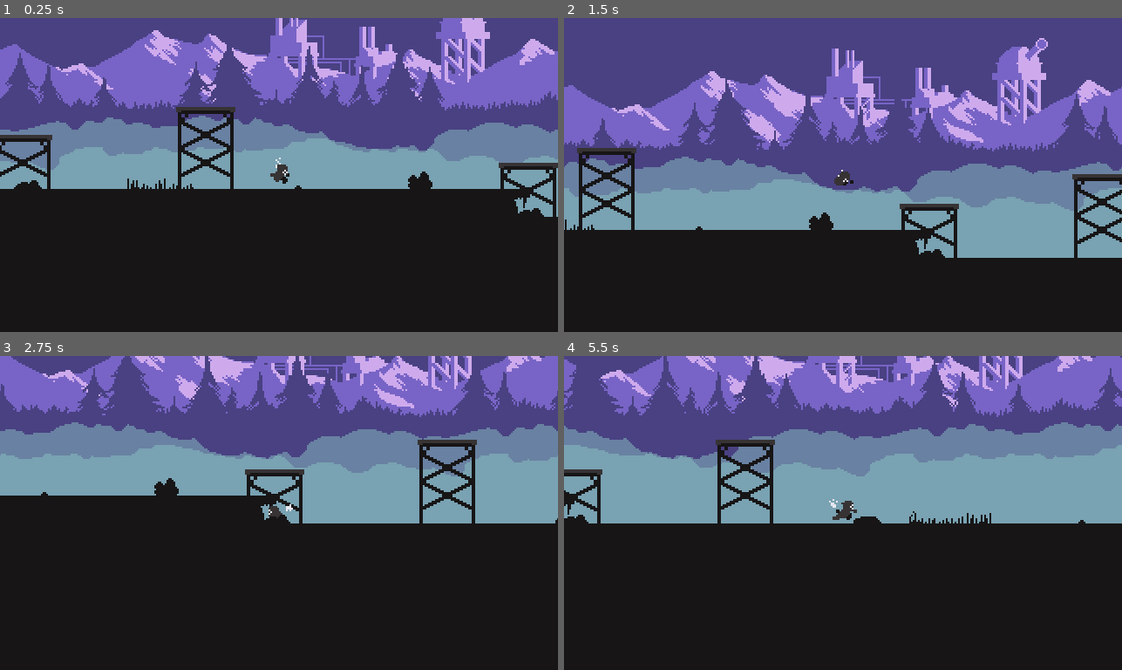
Above: before the commit, frames 1-4 (two rows, left to right).
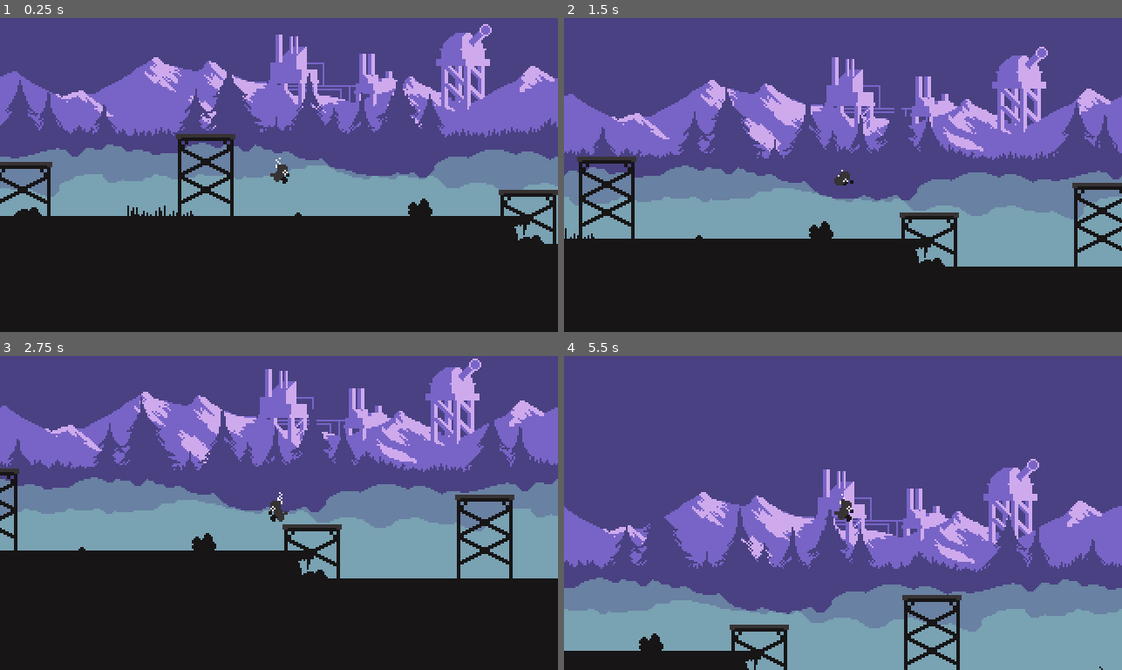
Above: after the commit, the same moments.

Repository: Gabrijel-Cobanov/SpiritFall
Game: Godot game, scene res://Scenes/main.tscn
Same seed, same stepped clock (60 frames per second), same inputs: the game is played once before the commit and once after it.
Inputs:
- Up to frame 1 (0.25 s): no input
- Up to frame 2 (1.5 s): tap Enter (ui_accept) at 0.5 s; hold J (jump) 0.53-1.28 s; hold D (right) from 0.53 s (still down); tap L (dash) at 0.6 s; tap J (jump) at 1.35 s
- Up to frame 3 (2.75 s): tap J (jump) at 1.52, 1.82 s; tap L (dash) at 1.55 s; release D (right) at 2.03 s; hold A (left) from 2.03 s (still down); hold J (jump) from 2.03 s (still down); tap K (attack) at 2.1 s
- Up to frame 4 (5.5 s): release A (left) at 2.78 s; release J (jump) at 2.78 s; hold D (right) 2.78-4.28 s; tap L (dash) at 2.85, 3.6, 4.55 s; tap J (jump) at 3.02, 3.32, 4.35, 4.52, 4.82 s; hold J (jump) 3.53-4.28 s; hold A (left) 4.28-5.03 s; hold D (right) from 5.03 s (still down); hold J (jump) from 5.03 s (still down); tap K (attack) at 5.1 s

The runs differ from the first frame. In frame 1, 39% of the frame differs, in the area x 0-100%, y 0-72%; in frame 2, 19%; in frame 3, 55%; in frame 4, 82%, in the area x 0-100%, y 0-100%.

Commit message:
Adjusted the feel of the jump, as well as updated the attack animation to strike on frame 2, not frame 3

Diff:
--- a/Scripts/Player/PlayerStateMachine.gd
+++ b/Scripts/Player/PlayerStateMachine.gd
@@ -15,7 +15,7 @@
 var movement_input: Vector2 = Vector2.ZERO
 const MOVEMENT_SPEED: float = 100
 const JUMP_VELOCITY: float = -320
-const MAX_FALL_VELOCITY: float = 300
+const MAX_FALL_VELOCITY: float = 200
 const MAX_HEIGHT_TIME: float = 0.3
 const DASH_VELOCITY: float = 210
 
@@ -81,10 +81,10 @@
 # Biggies Little helpers
 
 func Flip():
-	if is_facing_right and movement_input.x < 0:
+	if is_facing_right and movement_input.x < 0 and current_state != dash and current_state != swing1 and current_state != swing2:
 		get_parent().scale.x *= -1
 		is_facing_right = !is_facing_right
-	elif !is_facing_right and movement_input.x > 0:
+	elif !is_facing_right and movement_input.x > 0 and current_state != dash and current_state != swing1 and current_state != swing2:
 		get_parent().scale.x *= -1
 		is_facing_right = !is_facing_right
 
--- a/Scripts/Player/States/PlayerJumpMiddle.gd
+++ b/Scripts/Player/States/PlayerJumpMiddle.gd
@@ -1,7 +1,7 @@
 extends PlayerBaseState
 class_name PlayerJumpMiddle
 
-const ADDITIONAL_GRAVITY: float = 20
+const ADDITIONAL_GRAVITY: float = 10
 
 func Enter(ctx: PlayerStateMachine):
 	print("enter jump middle")
--- a/Scripts/Player/States/PlayerJumpStart.gd
+++ b/Scripts/Player/States/PlayerJumpStart.gd
@@ -2,7 +2,7 @@
 class_name PlayerJumpStart
 
 var anim_duration: float
-const ADDITIONAL_GRAVITY: float = 40
+const ADDITIONAL_GRAVITY: float = 10
 
 func Enter(ctx: PlayerStateMachine):
 	print("enter jump start")
--- a/Scripts/Player/States/PlayerSwing1.gd
+++ b/Scripts/Player/States/PlayerSwing1.gd
@@ -2,11 +2,13 @@
 class_name PlayerSwing1
 
 var anim_duration: float
+var early_transition_time: float
 
 func Enter(ctx: PlayerStateMachine):
 	print("swing1")
 	ctx.is_attacking = false
 	anim_duration = 0.3
+	early_transition_time = 0.05
 	Pick_Attack_Anim(ctx)
 
 func Update(ctx: PlayerStateMachine, delta:float):
@@ -17,12 +19,15 @@
 	if !ctx.CB2D.is_on_floor():
 		ctx.Move_Player_Horizontally()
 	else:
-		ctx.CB2D.velocity.x = move_toward(ctx.CB2D.velocity.x, 0, 20)
+		ctx.CB2D.velocity.x = move_toward(ctx.CB2D.velocity.x, 0, 15)
 
 func Exit(ctx: PlayerStateMachine):
 	pass
 
 func Check_Transitions(ctx: PlayerStateMachine):
+	if anim_duration <= early_transition_time and ctx.input_buffer.Get_Last_Input_Action() == "jump":
+		ctx.Switch_State(ctx.jump_start)
+
 	if anim_duration <= 0:
 		if ctx.is_attacking and ctx.can_attack:
 			ctx.combo_counter += 1
--- a/Scripts/Player/States/PlayerSwing2.gd
+++ b/Scripts/Player/States/PlayerSwing2.gd
@@ -2,11 +2,13 @@
 class_name PlayerSwing2
 
 var anim_duration: float
+var early_transition_time: float
 
 func Enter(ctx: PlayerStateMachine):
 	print("swing2")
 	ctx.is_attacking = false
 	anim_duration = 0.3
+	early_transition_time = 0.05
 	Pick_Attack_Anim(ctx)
 
 func Update(ctx: PlayerStateMachine, delta:float):
@@ -17,13 +19,16 @@
 	if !ctx.CB2D.is_on_floor():
 		ctx.Move_Player_Horizontally()
 	else:
-		ctx.CB2D.velocity.x = move_toward(ctx.CB2D.velocity.x, 0, 20)
+		ctx.CB2D.velocity.x = move_toward(ctx.CB2D.velocity.x, 0, 15)
 
 func Exit(ctx: PlayerStateMachine):
 	pass
 
 
 func Check_Transitions(ctx: PlayerStateMachine):
+	if anim_duration <= early_transition_time and ctx.input_buffer.Get_Last_Input_Action() == "jump":
+		ctx.Switch_State(ctx.jump_start)
+
 	if anim_duration <= 0:
 		if ctx.is_attacking and ctx.can_attack:
 			ctx.combo_counter += 1
--- a/project.godot
+++ b/project.godot
@@ -72,7 +72,7 @@
 
 [physics]
 
-2d/default_gravity=900.0
+2d/default_gravity=885.0
 
 [rendering]
 
Binary file changed: Sprites/Player/The spirit.png
